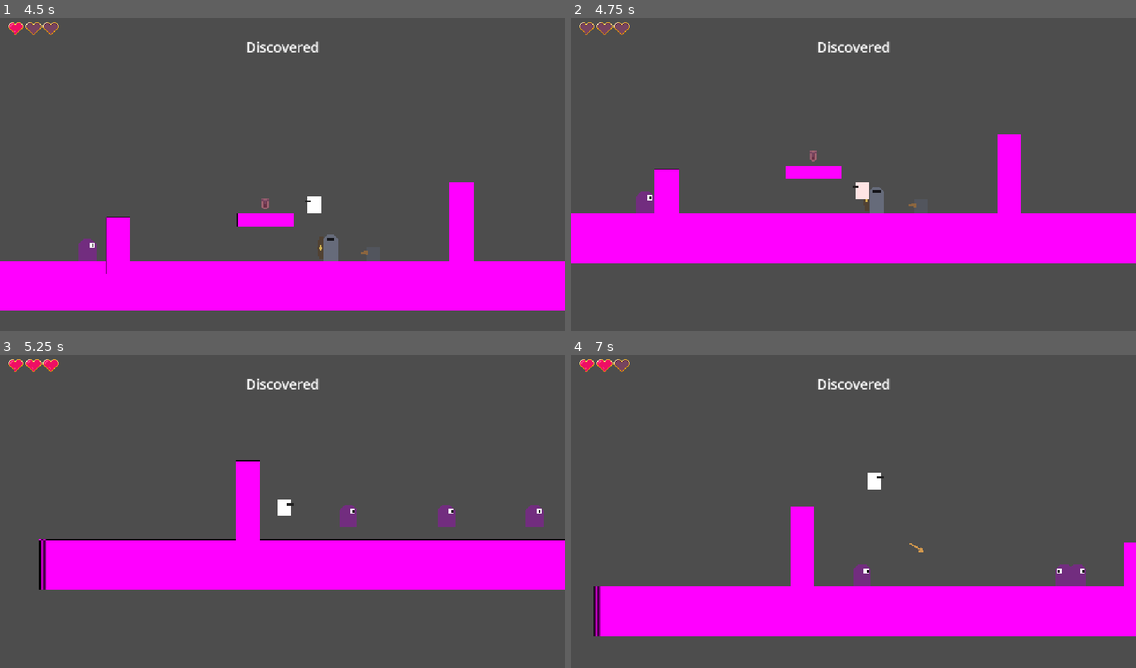
Above: before the commit, frames 1-4 (two rows, left to right).
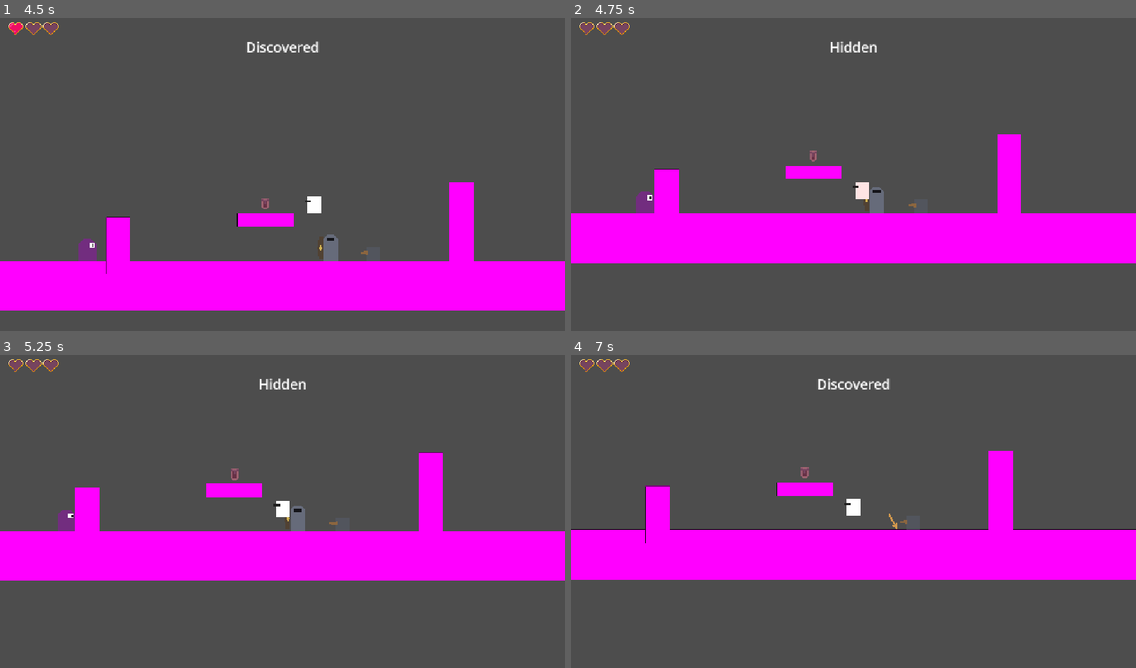
Above: after the commit, the same moments.

Repository: cachandlerdev/gmtk-2026
Game: Godot game, scene res://scenes/levels/enemy_test_level.tscn
Same seed, same stepped clock (60 frames per second), same inputs: the game is played once before the commit and once after it.
Inputs (mouse positions are in pixels of both pictures, inside the frame that each line leads up to):
- Up to frame 1 (4.5 s): move the mouse to (406, 155) at 0.52 s; hold D (move_right) 0.53-2.03 s; tap Space (jump) at 0.6, 0.77, 1.07, 1.52, 1.55, 1.82, 2.3, 3.02, 3.05, 3.32, 3.77, 3.8, 4.07 s; move the mouse to (169, 187) at 1.27 s; right-click (169, 187) at 1.35 s; move the mouse to (339, 102) at 2.02 s; hold A (move_left) 2.03-2.78 s; tap S (aim_down) at 2.1 s; move the mouse to (254, 237) at 2.77 s; hold D (move_right) 2.78-4.28 s; tap W (aim_up) at 2.85 s; move the mouse to (452, 221) at 3.52 s; tap Shift (dash) at 3.6 s; move the mouse to (113, 124) at 4.27 s; hold A (move_left) from 4.28 s (still down); tap E (interact) at 4.35 s
- Up to frame 2 (4.75 s): keep holding A (move_left); tap Space (jump) at 4.52, 4.55 s
- Up to frame 3 (5.25 s): tap Space (jump) at 4.82 s; move the mouse to (310, 508) at 5.02 s; release A (move_left) at 5.03 s; hold D (move_right) from 5.03 s (still down); click (310, 508) at 5.1 s
- Up to frame 4 (7 s): tap Space (jump) at 5.3, 5.85, 6.02, 6.32, 6.77, 6.8 s; move the mouse to (768, 430) at 5.77 s; release D (move_right) at 5.78 s; hold A (move_left) from 5.78 s (still down); move the mouse to (977, 492) at 6.52 s; right-click (977, 492) at 6.6 s

Frame 1 is identical in both runs. In frame 2, 0.3% of the frame differs, in the area x 43-57%, y 7-12%; in frame 3, 11%; in frame 4, 34%, in the area x 0-100%, y 1-90%.

Commit message:
fix: correct enemy getting double counted for visibility

Diff:
--- a/scenes/audio/music_player.tscn
+++ b/scenes/audio/music_player.tscn
@@ -3,9 +3,11 @@
 [ext_resource type="AudioStream" uid="uid://c263d74equkfs" path="res://assets/music/stealth1_gmtk2026.mp3" id="1_75yjh"]
 [ext_resource type="AudioStream" uid="uid://d4mr58pj7eff4" path="res://assets/music/gmtk2026_battle1_layer1.mp3" id="2_cktme"]
 [ext_resource type="AudioStream" uid="uid://b1mhxi00x6lt8" path="res://assets/music/gmtk2026_battle1_layer2.mp3" id="3_cktme"]
+[ext_resource type="AudioStream" uid="uid://c0as6c08axs4m" path="res://assets/sounds/gmtk2026_battle1_victory.wav" id="4_t58dm"]
+[ext_resource type="AudioStream" uid="uid://df1cnbptdpsp1" path="res://assets/sounds/gmtk2026_battle1_defeat.wav" id="5_63kkf"]
 
 [sub_resource type="AudioStreamInteractive" id="AudioStreamInteractive_uo026"]
-clip_count = 3
+clip_count = 5
 clip_0/name = &"stealth1"
 clip_0/stream = ExtResource("1_75yjh")
 clip_0/auto_advance = 0
@@ -15,6 +17,12 @@
 clip_2/name = &"battle1_layer2"
 clip_2/stream = ExtResource("3_cktme")
 clip_2/auto_advance = 0
+clip_3/name = &"victory"
+clip_3/stream = ExtResource("4_t58dm")
+clip_3/auto_advance = 0
+clip_4/name = &"defeat"
+clip_4/stream = ExtResource("5_63kkf")
+clip_4/auto_advance = 0
 _transitions = {
 Vector2i(0, 2): {
 "fade_beats": 1.0,
--- a/scenes/levels/enemy_test_level.tscn
+++ b/scenes/levels/enemy_test_level.tscn
@@ -1,5 +1,6 @@
 [gd_scene format=3 uid="uid://dvq7uq48qs07d"]
 
+[ext_resource type="Script" uid="uid://bstmcf7qytjor" path="res://scripts/enemy_test_level.gd" id="1_d021f"]
 [ext_resource type="PackedScene" uid="uid://cbiwligtyk4rw" path="res://scenes/player/player.tscn" id="1_player"]
 [ext_resource type="PackedScene" uid="uid://dflaegho8tscr" path="res://scenes/assets/floor.tscn" id="2_floor"]
 [ext_resource type="PackedScene" uid="uid://bpna2cn0m2djl" path="res://scenes/assets/enemy.tscn" id="3_enemy"]
@@ -8,6 +9,7 @@
 [ext_resource type="PackedScene" uid="uid://btwhex02s54fl" path="res://scenes/assets/lever.tscn" id="6_switch"]
 
 [node name="EnemyTestLevel" type="Node2D" unique_id=1248734629]
+script = ExtResource("1_d021f")
 
 [node name="GroundMain" parent="." unique_id=429960127 instance=ExtResource("2_floor")]
 position = Vector2(700, 200)
--- a/scripts/bow.gd
+++ b/scripts/bow.gd
@@ -65,7 +65,6 @@
 			# Get angle between mouse cursor and the bow's location
 			var mouse_location := get_global_mouse_position()
 			var player_location := global_position
-			print(player_location)
 			var x_diff: float = abs(mouse_location.x - player_location.x)
 			var y_diff: float = player_location.y - mouse_location.y
 			aim_input = atan2(y_diff, x_diff)
--- a/scripts/enemy_base.gd
+++ b/scripts/enemy_base.gd
@@ -45,6 +45,11 @@
 	move_and_slide()
 
 
+func _exit_tree() -> void:
+	if is_alerted:
+		GameMode.remove_watching_guard()
+
+
 # --- Hooks for subclasses -------------------------------------------------
 
 ## Called once after the base is ready. Override for setup.
@@ -72,8 +77,8 @@
 func _on_death() -> void:
 	print("dead")
 	if is_alerted:
+		is_alerted = false
 		GameMode.remove_watching_guard()
-	pass
 
 
 ## Instant death (out of bounds, etc.).
@@ -150,8 +155,7 @@
 	elif is_alerted:
 		_lost_time += delta
 		if _lost_time >= alert_linger:
-			if is_alerted:
-				GameMode.remove_watching_guard()
+			GameMode.remove_watching_guard()
 			is_alerted = false
 
 
--- /dev/null
+++ b/scripts/enemy_test_level.gd
@@ -0,0 +1,12 @@
+extends Node2D
+
+
+# Called when the node enters the scene tree for the first time.
+func _ready() -> void:
+	GameMode.set_state(GameMode.Exploration)
+	pass # Replace with function body.
+
+
+# Called every frame. 'delta' is the elapsed time since the previous frame.
+func _process(delta: float) -> void:
+	pass
--- a/scripts/game_mode.gd
+++ b/scripts/game_mode.gd
@@ -7,15 +7,15 @@
 @export var exploration_music_index: int = 0
 @export var battle_music_index: int = 1
 @export var near_death_music_index: int = 2
-@export var escape_music_index: int = 3
-@export var victory_music_index: int = 4
-@export var defeat_music_index: int = 5
+@export var victory_music_index: int = 3
+@export var defeat_music_index: int = 4
+@export var escape_music_index: int = 5
 @export var main_menu_music_index: int = 6
 @export var alarm_raised_music_index: int = 7
 
 
-enum GameModeState {Exploration, Battle, NearDeath, AlarmRaised, Escape, Victory, Defeat, MainMenu}
-var _game_mode_state := GameModeState.Exploration
+enum {Exploration, Battle, NearDeath, AlarmRaised, Escape, Victory, Defeat, MainMenu}
+var _game_mode_state := Exploration
 
 
 var _num_of_alert_guards: int = 0
@@ -28,36 +28,38 @@
 
 # Called every frame. 'delta' is the elapsed time since the previous frame.
 func _process(delta: float) -> void:
+	print(_num_of_alert_guards)
 	pass
 
 
 ## Updates the game state and handles things like music changes
-func set_state(new_state: GameModeState) -> void:
+func set_state(new_state) -> void:
 	# TODO: Make this more sophisticated for multiple music tracks.
 	# Not the prettiest system but it'll work for now
 	_game_mode_state = new_state
 	match new_state:
-		GameModeState.Exploration:
+		Exploration:
 			MusicPlayer.get_stream_playback().switch_to_clip(exploration_music_index)
-		GameModeState.Battle:
+		Battle:
 			print("TODO: Battle stage")
 			MusicPlayer.get_stream_playback().switch_to_clip(battle_music_index)
-		GameModeState.NearDeath:
+		NearDeath:
 			print("TODO: Near Death stage")
 			MusicPlayer.get_stream_playback().switch_to_clip(near_death_music_index)
-		GameModeState.AlarmRaised:
+		AlarmRaised:
 			print("TODO: Alarm Raised stage")
 			MusicPlayer.get_stream_playback().switch_to_clip(alarm_raised_music_index)
-		GameModeState.Escape:
+		Escape:
 			print("TODO: Escape stage")
 			MusicPlayer.get_stream_playback().switch_to_clip(escape_music_index)
-		GameModeState.Victory:
+		Victory:
 			print("TODO: Victory stage")
 			MusicPlayer.get_stream_playback().switch_to_clip(victory_music_index)
-		GameModeState.Defeat:
+		Defeat:
 			print("TODO: Defeat stage")
+			_num_of_alert_guards = 0
 			MusicPlayer.get_stream_playback().switch_to_clip(defeat_music_index)
-		GameModeState.MainMenu:
+		MainMenu:
 			print("TODO: Main Menu stage")
 			MusicPlayer.get_stream_playback().switch_to_clip(main_menu_music_index)
 
@@ -71,13 +73,13 @@
 ## list of alert guards.
 func add_watching_guard() -> void:
 	_num_of_alert_guards += 1
-	if _num_of_alert_guards == 1 and _game_mode_state == GameModeState.Exploration:
-		set_state(GameModeState.Battle)
+	if _num_of_alert_guards == 1 and _game_mode_state == Exploration:
+		set_state(Battle)
 
 
 ## Used when a guard gives up and loses the player. Removes the specified guard
 ## from the list of alert guards.
 func remove_watching_guard() -> void:
 	_num_of_alert_guards -= 1
-	if _num_of_alert_guards == 0 and _game_mode_state == GameModeState.Battle:
-		set_state(GameModeState.Exploration)
+	if _num_of_alert_guards == 0 and _game_mode_state == Battle:
+		set_state(Exploration)
--- a/scripts/player.gd
+++ b/scripts/player.gd
@@ -177,8 +177,10 @@
 	died.emit()
 	print("Player died")
 	set_physics_process(false)
+	GameMode.set_state(GameMode.Defeat)
 	# Brief timeout, then restart the level (change to reload level prompt later).
-	await get_tree().create_timer(0.6).timeout
+	# TODO: UI for death
+	await get_tree().create_timer(5).timeout
 	get_tree().reload_current_scene()
 
 
@@ -273,7 +275,6 @@
 		_direction = 1
 		_is_wall_jumping = true
 		wall_jump_timer.start()
-		print("Wall jump from left to right")
 
 		velocity.y = JUMP_VELOCITY
 		velocity.x = JUMP_VELOCITY
@@ -282,7 +283,6 @@
 		_direction = -1
 		_is_wall_jumping = true
 		wall_jump_timer.start()
-		print("Wall jump from right to left")
 
 		velocity.y = JUMP_VELOCITY
 		velocity.x = _direction * JUMP_VELOCITY
Not shown: 1 places in scenes/ui/hearts_hud.tscn that only renumber resources
Not shown, added: scripts/enemy_test_level.gd.uid
